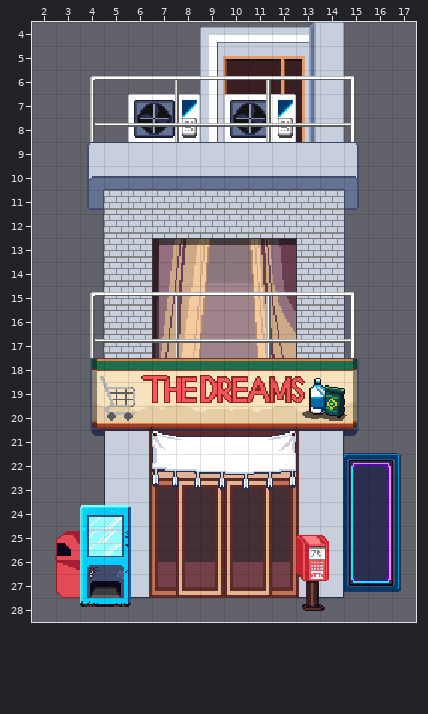
Tiled map, stored at TheDreams/Assets/MapsData/Base#1/House#1/TileMap_01.tmx. Above: the version before the commit.
Cells are 16x16 px. Shown: x 2..17, y 4..28.
Now the later version:
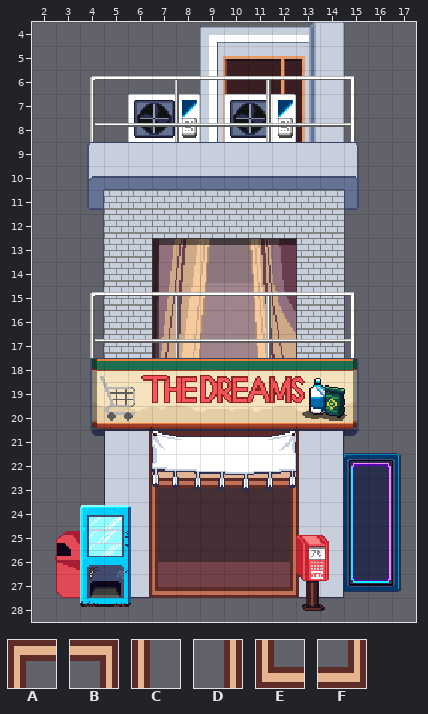
Key: from "House#1": A 1144, B 1145, C 1184, D 1185, E 1304, F 1305.
_ is an empty cell.
The exact change:
Layer "Door#Bottom_1" (removed):
The edit erases tile A in row 23 at x 8.
The edit erases tile B in row 23 at x 9.
The edit erases tile C in rows 24 to 26 at x 8.
The edit erases tile D in rows 24 to 26 at x 9.
The edit erases tile E in row 27 at x 8.
The edit erases tile F in row 27 at x 9.
Layer "Door#Bottom_2" (removed):
The edit erases tile A in row 23 at x 10.
The edit erases tile B in row 23 at x 11.
The edit erases tile C in rows 24 to 26 at x 10.
The edit erases tile D in rows 24 to 26 at x 11.
The edit erases tile E in row 27 at x 10.
The edit erases tile F in row 27 at x 11.
Changed places in both pictures, as pixel boxes (x1, y1, x2, y2):
removed: (176, 481, 272, 595)
